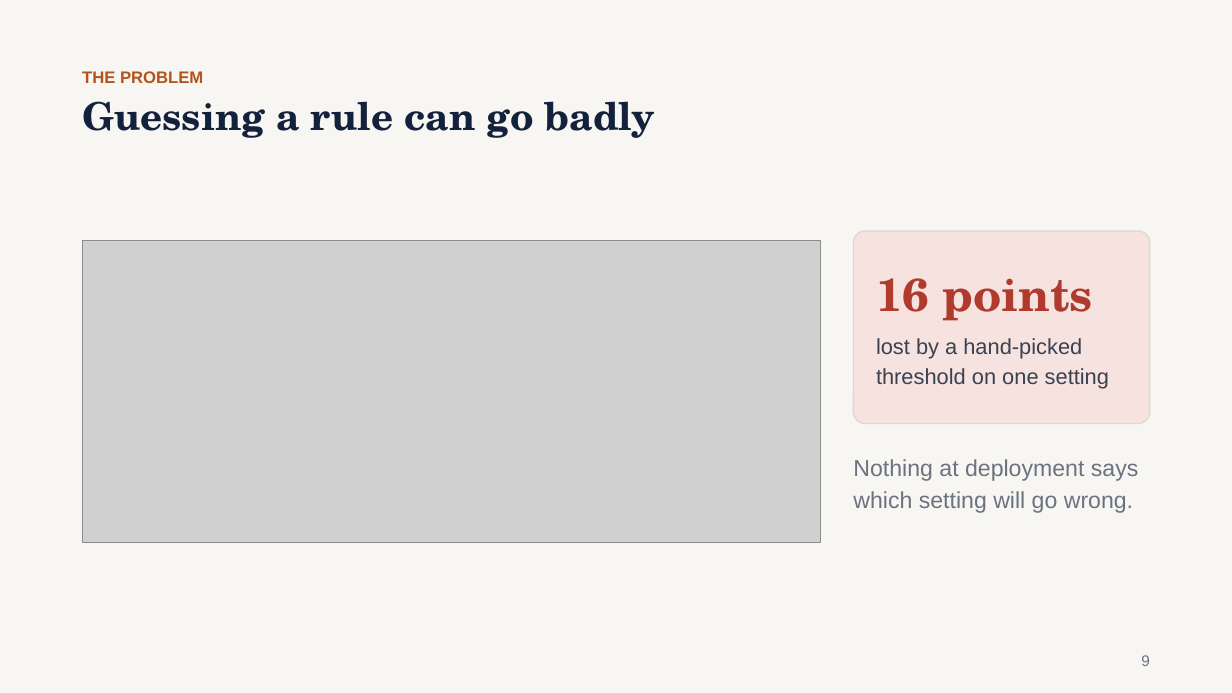
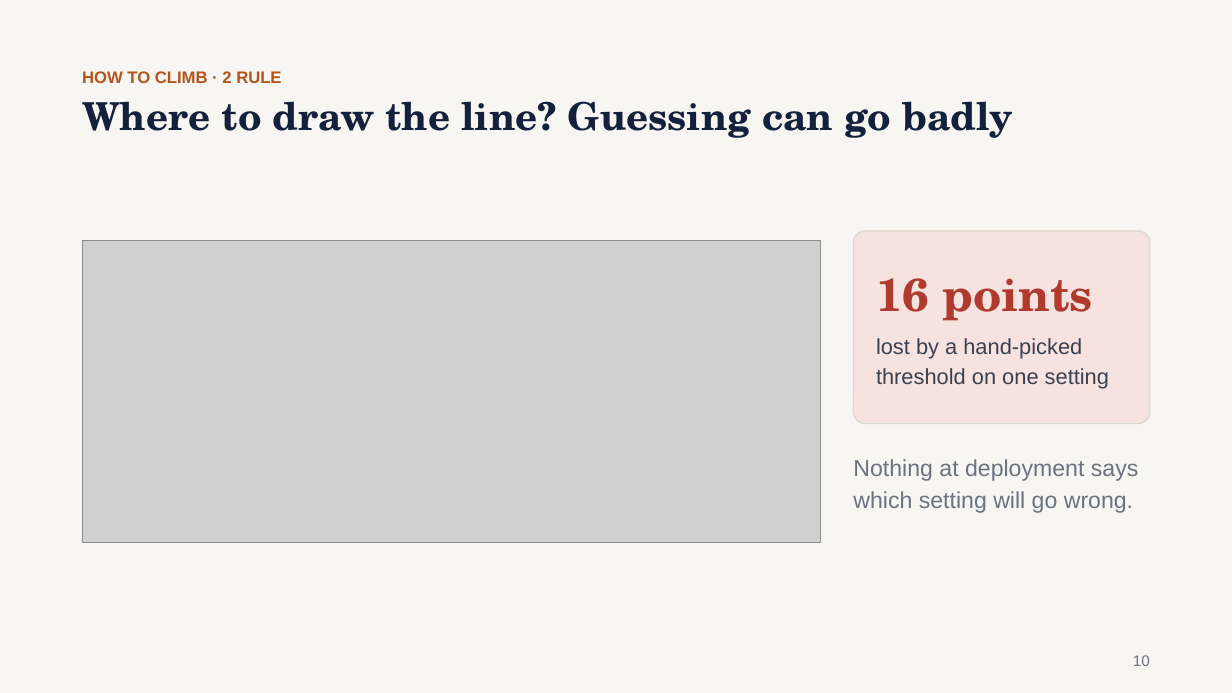
Before and after one commit to gaoj21/tokenbank, a slide deck: slide 10 of slides/CLIMB_talk.pptx (slide 9 before the commit). Drawn at 1232x693 pixels with LibreOffice and Linux fonts; fonts in the diff are those of the drawing; grey boxes stand for pictures. Boxes give left, top, right and bottom in pixels: in the first picture for what was removed or moved away, otherwise in the second. Text is boxed around its words. In the diff, an @@ line names an element or a change of style, - is before the commit and + after.

```diff
--- a/slides/CLIMB_talk.pptx
+++ b/slides/CLIMB_talk.pptx
@@ text at box(82, 71, 281, 83): text changed @@
-THE PROBLEM
+HOW TO CLIMB · 2 RULE
@@ text at box(82, 101, 1012, 138): text changed @@
-Guessing a rule can go badly
+Where to draw the line? Guessing can go badly
@@ text at box(1133, 655, 1150, 666): text changed @@
-9
+10
```
Also in this commit, not shown: 10 other slides changed, 4 slides added, 3 slides removed, 2 other files.
